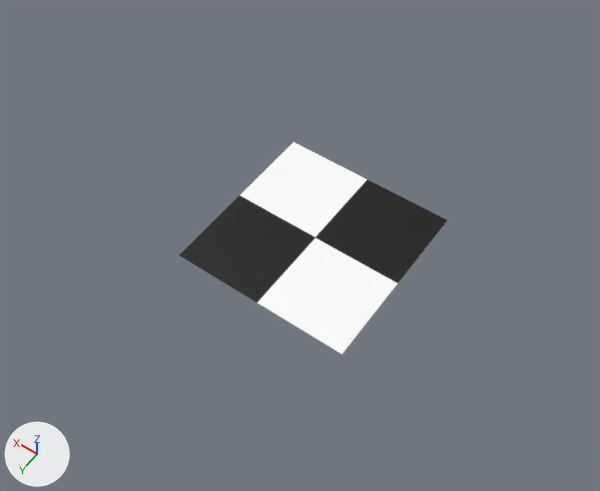
The Blender file source_assets/floor.blend, before and after one commit.
Before and after are seen from a 50 mm lens placed at (-18.0, 26.8, 40.5), pointed at (0.0, 1.6, 0.9). The axes (+X, +Y, +Z) are drawn at lower left. The lights are the same throughout.
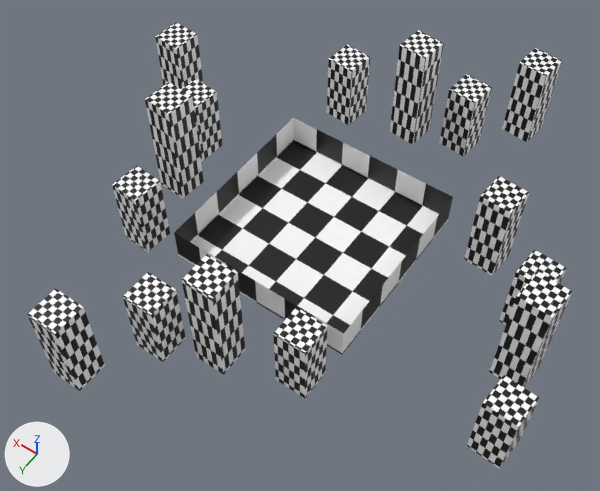
The change, as a list of edits to the scene's bpy script:
```text
Change me_cube:
    used by ob_cube; location = (0.0, 0.0, 0.0)
    remove me_cube.from_pydata(...)  # 4 vertices, 1 face; spans x -6.01..6.01, y -6.01..6.01, z 0.0
    add me_cube.from_pydata(...)  # 136 vertices, 101 faces; spans x -16.35..16.46, y -18.43..15.91, z -1.0..6.56
    me_cube part 1: a new loose piece, a box spanning x -1.0..1.0, y 8.46..10.46, z -1.0..6.56, in mat_material_001 (picture img_floor_t_png)
    me_cube part 2: a new loose piece, a box spanning x 2.31..4.31, y 9.83..11.83, z -1.0..3.89, in mat_material_001 (picture img_floor_t_png)
    me_cube part 3: a new loose piece, a box spanning x -5.58..-3.58, y 7.0..9.0, z -1.0..3.89, in mat_material_001 (picture img_floor_t_png)
    me_cube part 4: a new loose piece, a box spanning x 4.86..6.86, y 13.91..15.91, z -1.0..4.95, in mat_material_001 (picture img_floor_t_png)
    me_cube part 5
    52 vertices are added at x -16.35..16.46, y -18.43..6.42, z -1.0..2.23
    24 new vertices lie (0.0, 0.0, 4.89) away from vertices in x -16.35..12.58, y -14.63..6.42, z -1.0
    12 new vertices lie (0.0, 0.0, 7.56) away from vertices in x -15.24..11.45, y -13.59..1.75, z -1.0
    12 new vertices lie (0.0, 0.0, 5.95) away from vertices in x -10.23..16.46, y -18.43..-4.49, z -1.0
    76 new faces join them
    me_cube part 6: 1 kept faces spanning x -6.01..6.01, y -6.01..6.01, z 0.0 get new texture (UV) coordinates
```

Boxes (x1, y1, x2, y2) around the edits, measured in the pictures (600 x 491 px):
'Cube', reshaped (102% wider, 110% taller): before (179, 142, 448, 354); after (27, 22, 572, 468)
part 1 of me_cube, added: after (182, 254, 245, 375)
part 2 of me_cube, added: after (123, 272, 186, 362)
part 3 of me_cube, added: after (274, 307, 328, 398)
part 4 of me_cube, added: after (27, 289, 105, 391)
part 5 of me_cube, added: after (112, 22, 572, 468)
part 6 of me_cube, surface changed: (191, 142, 438, 333) in both
